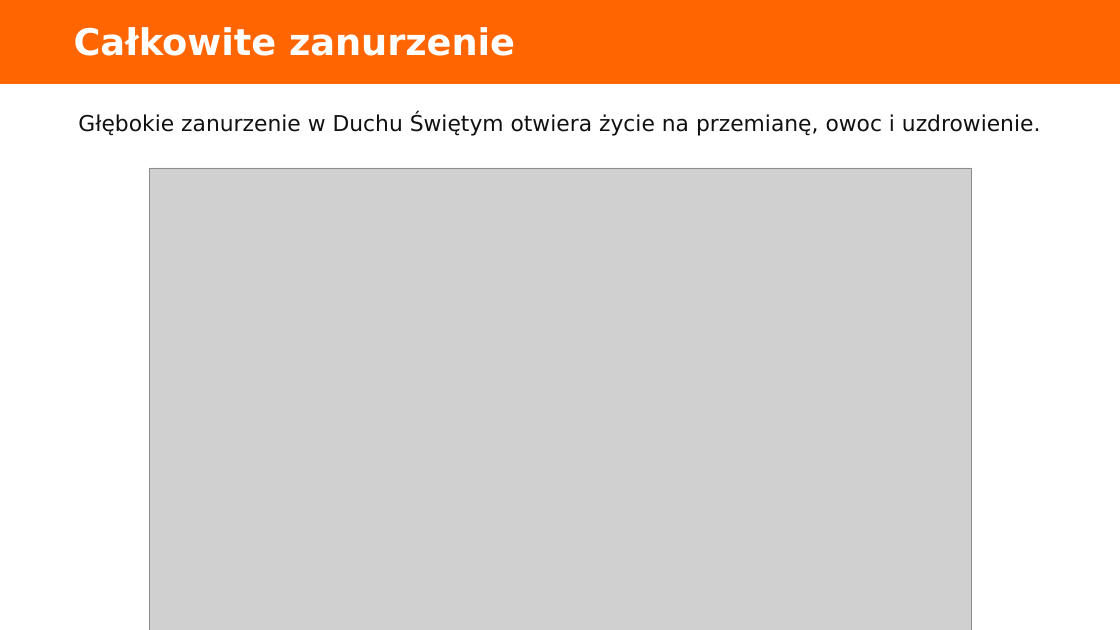
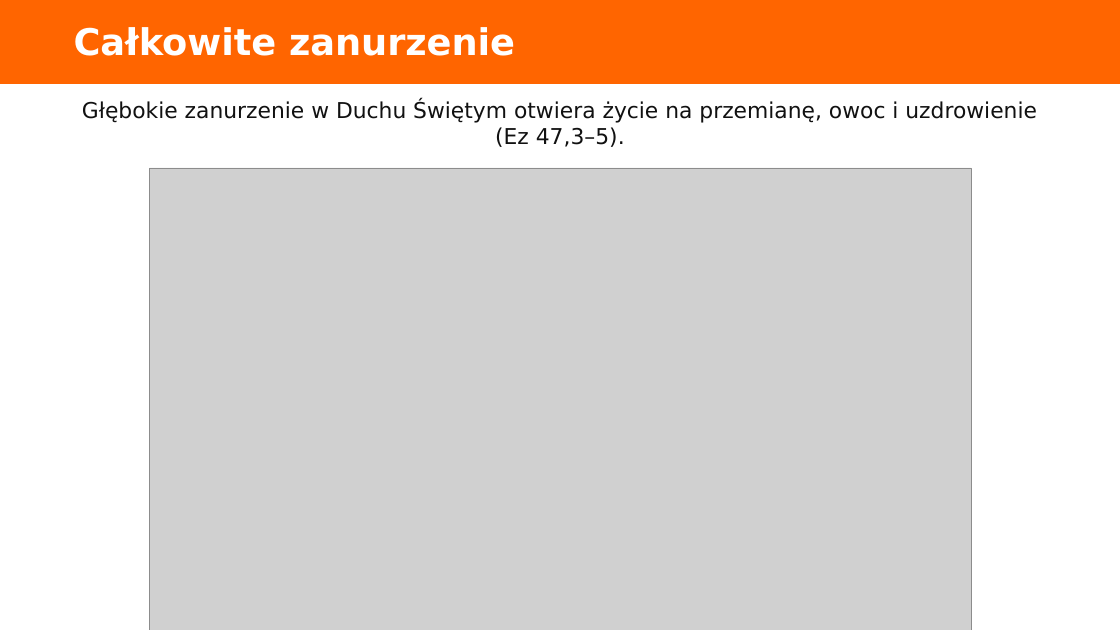
Before and after one commit to folkien/teachings, a slide deck: slide 7 of issue_kurs_kamch_lubecko/3.piecdziesiatnica/dyrektorium_2017_piecdziesiatnica_prezentacja.pptx (slide 6 before the commit). Drawn at 1120x630 pixels with LibreOffice and Linux fonts; fonts in the diff are those of the drawing; grey boxes stand for pictures. Boxes give left, top, right and bottom in pixels: in the first picture for what was removed or moved away, otherwise in the second. Text is boxed around its words. In the diff, an @@ line names an element or a change of style, - is before the commit and + after.

```diff
--- a/issue_kurs_kamch_lubecko/3.piecdziesiatnica/dyrektorium_2017_piecdziesiatnica_prezentacja.pptx
+++ b/issue_kurs_kamch_lubecko/3.piecdziesiatnica/dyrektorium_2017_piecdziesiatnica_prezentacja.pptx
@@ text at <box>82,100,1037,147</box>: text changed @@
-Głębokie zanurzenie w Duchu Świętym otwiera życie na przemianę, owoc i uzdrowienie.
+Głębokie zanurzenie w Duchu Świętym otwiera życie na przemianę, owoc i uzdrowienie (Ez 47,3–5).
```
Also in this commit, not shown: 1 other slide changed, 1 slide added, 17 other files.
